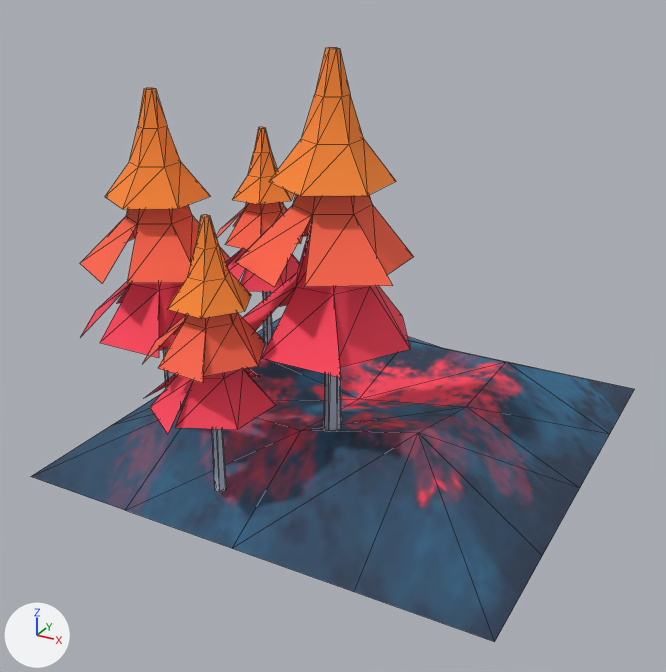
A saved change to the FBX model res/city/tree01.FBX.
Both versions are drawn from a camera (50 mm lens) standing at (0.827, -1.624, 1.027) and looking at (-0.007, -0.108, 0.269). Lighting does not change. The marker at lower left points along +X, +Y and +Z. Mesh edges are drawn as thin lines.

In view in the first picture: 'Tree01'.
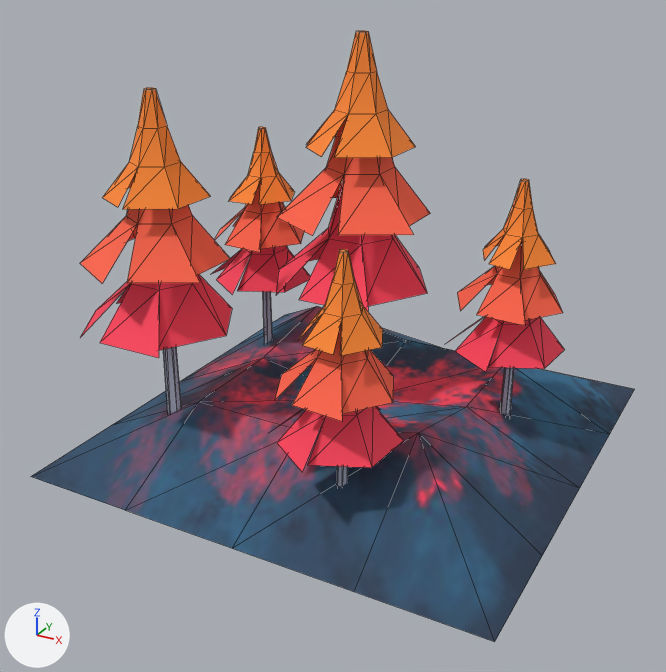
Patch to the scene script:
```diff
--- a/res/city/tree01.FBX.py
+++ b/res/city/tree01.FBX.py
@@ me_mesh @@
 # used by ob_tree01; location = (0.0, 0.0, 0.0)
-me_mesh.from_pydata(...)  # 393 vertices, 608 faces; spans x -0.5..0.5, y -0.553..0.5, z 0.0..0.849
+me_mesh.from_pydata(...)  # 498 vertices, 692 faces; spans x -0.5..0.5, y -0.5..0.5, z 0.0..0.849
+# me_mesh part 1: the loose piece of 28 vertices spanning x -0.093..0.219, y -0.413..-0.082, z 0.485..0.781 is moved by (-0.086, 0.275, 0.0)
+# me_mesh part 2: the loose piece of 28 vertices spanning x -0.128..0.219, y -0.395..-0.064, z 0.337..0.655 is moved by (-0.086, 0.275, 0.0)
+# me_mesh part 3: the loose piece of 28 vertices spanning x -0.425..-0.203, y -0.004..0.216, z 0.378..0.581 is copied, and the copy is moved by (0.616, -0.033, -0.036); it spans x 0.191..0.413, y -0.037..0.183, z 0.342..0.545
+# me_mesh part 4: the loose piece of 28 vertices spanning x -0.43..-0.205, y -0.028..0.235, z 0.276..0.495 is copied, and the copy is moved by (0.616, -0.033, -0.036); it spans x 0.186..0.411, y -0.061..0.202, z 0.24..0.459
+# me_mesh part 5: a new loose piece of 27 vertices spanning x 0.232..0.389, y -0.009..0.148, z 0.438..0.592, in mat_tree01 (picture img_tree01_jpg)
+# me_mesh part 6: a new loose piece of 26 vertices spanning x -0.135..0.07, y -0.073..0.157, z 0.625..0.849, in mat_tree01 (picture img_tree01_jpg)
+# me_mesh part 7: the loose piece of 24 vertices spanning x -0.038..0.156, y -0.341..-0.118, z 0.625..0.849 is deleted
+# me_mesh part 8: the loose piece of 12 vertices spanning x 0.044..0.074, y -0.246..-0.212, z 0.071..0.629 is deleted
+# me_mesh part 9
+# 5 vertices are removed from x -0.389..-0.046, y -0.489..0.042, z 0.438..0.56
+# 50 faces are deleted
+# 49 vertices in x -0.195..0.011, y -0.529..-0.289, z 0.057..0.592 move by (0.226, 0.066, -0.044)
+# 33 vertices in x -0.205..0.022, y -0.518..-0.327, z 0.057..0.592 move by (0.227, 0.066, -0.044)
+# 5 vertices in x -0.129..-0.075, y -0.553..-0.309, z 0.24..0.592 move by (0.226, 0.067, -0.044)
+# 2 vertices move from x -0.103..-0.078, y -0.408..-0.403, z 0.386..0.459 to x 0.124..0.149, y -0.341..-0.336, z 0.342..0.415
+# 25 vertices are added at x -0.397..0.18, y -0.424..0.13, z 0.071..0.629
+# 26 new faces join them
+# me_mesh part 10
+# 12 vertices are added at x 0.3..0.324, y 0.062..0.083, z 0.057..0.44
+# 12 new faces join them
 me_mesh.materials.append(mat_tree01)
```

Boxes [x1, y1, x2, y2] around the edits, measured in the pictures (666 x 672 px; the box of a moved part takes in the faces that stretch with it):
'Tree01', reshaped: before [31, 47, 635, 642]; after [31, 31, 635, 642]
part 1 of me_mesh, moved or reshaped: before [236, 194, 414, 287]; after [277, 114, 430, 236]
part 2 of me_mesh, moved or reshaped: before [242, 222, 410, 378]; after [276, 176, 427, 311]
part 3 of me_mesh, added (red): after [457, 239, 563, 326]
part 4 of me_mesh, added (red): after [450, 316, 564, 372]
part 5 of me_mesh, added (orange): after [483, 179, 556, 270]
part 6 of me_mesh, added (orange): after [306, 31, 416, 158]
part 7 of me_mesh, deleted (orange): before [269, 47, 396, 196]
part 8 of me_mesh, deleted: before [324, 367, 341, 430]
part 9 of me_mesh, cut back: before [105, 162, 275, 492]; after [102, 162, 404, 487]
part 10 of me_mesh, added: after [501, 368, 514, 416]
